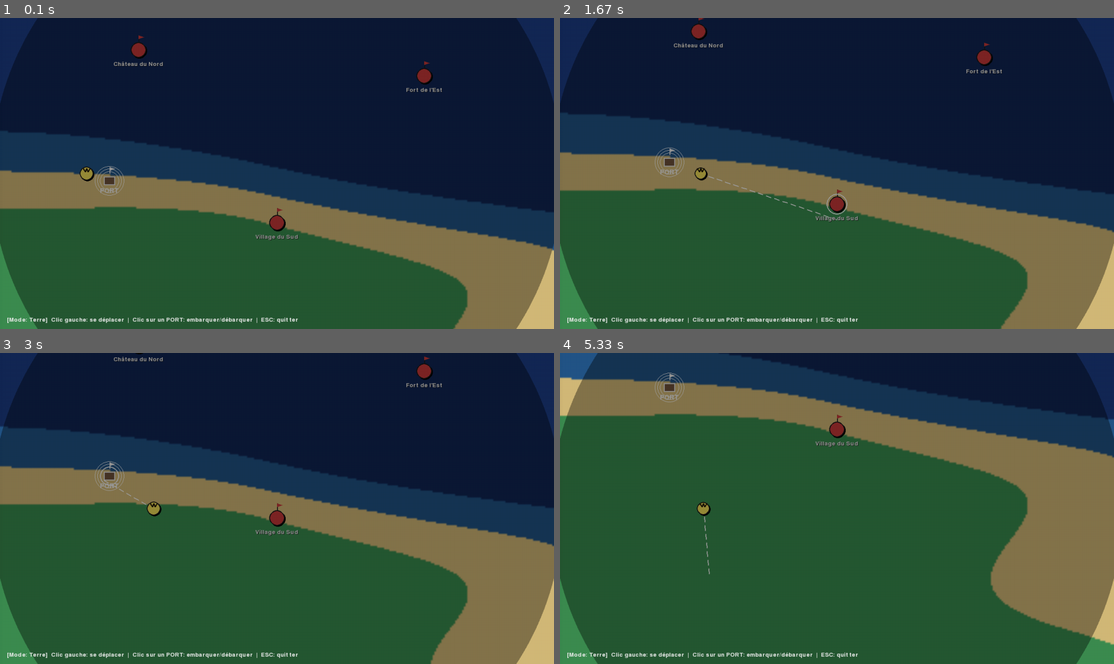
Above: before the commit, frames 1-4 (two rows, left to right).
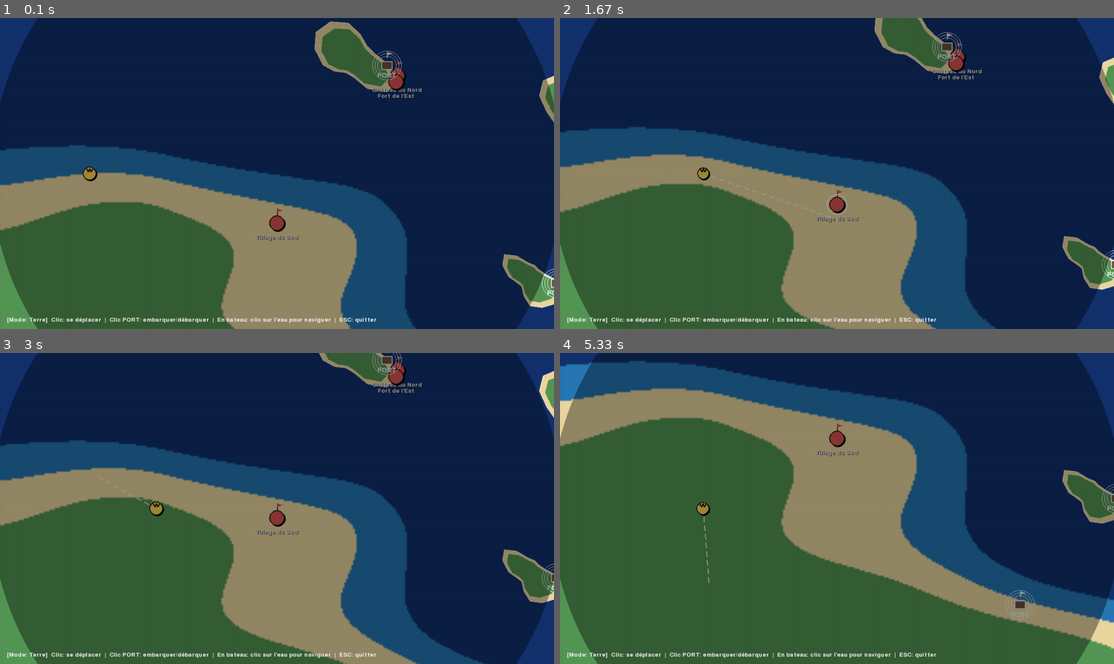
Above: after the commit, the same moments.

Repository: 0scrr/pygame-test
Game: pygame game, started from main.py
The game is run twice, just before and just after one commit, with the same random seed, the same clock (stepped at 60 frames per second) and the same inputs.
Inputs (mouse positions are in pixels of both pictures, inside the frame that each line leads up to):
- Up to frame 1 (0.1 s): no input
- Up to frame 2 (1.67 s): click (837, 173) at 0.38 s; click (920, 64) at 0.72 s; click "Village du Sud" at 1.05 s; right-click (837, 210) at 1.38 s
- Up to frame 3 (3 s): click (487, 626) at 1.72 s; click "Village du Sud" at 2.05 s; click (94, 539) at 2.38 s; click (105, 468) at 2.75 s
- Up to frame 4 (5.33 s): click (704, 561) at 3.22 s; click (715, 452) at 3.55 s; click (670, 623) at 3.88 s; click (665, 527) at 4.22 s; click (870, 595) at 4.55 s; click (709, 614) at 4.88 s; tap V at 5.17 s

The runs differ from the first frame. In frame 1, 35% of the frame differs, in the area x 0-100%, y 0-100%; in frame 2, 38%; in frame 3, 40%; in frame 4, 44%.

Commit message:
Archipelago update: realistic islands, 1 port per islet, castles on land, ESC exit

Diff:
--- a/game/castle_view.py
+++ b/game/castle_view.py
@@ -1,62 +1,35 @@
 import pygame
-from settings import WIDTH, HEIGHT, COLOR_UI, COLOR_PLAYER
+from settings import WIDTH, HEIGHT, COLOR_UI
 from .scene import Scene
 
-def _font(size: int) -> pygame.font.Font:
-    return pygame.font.Font(None, size)
-
 class CastleView(Scene):
-    """Interface très simple d'un château : capture + retour."""
-    def __init__(self, manager, castle):
-        super().__init__(manager)
+    def __init__(self, mgr, castle):
+        super().__init__(mgr)
         self.castle = castle
-        self.msg = ""
+        self.font_title = pygame.font.Font(None, 36)
+        self.font_text  = pygame.font.Font(None, 24)
 
     def handle_event(self, event):
-        if event.type == pygame.KEYDOWN:
-            if event.key == pygame.K_ESCAPE:
-                self.mgr.pop()  # retour à la carte
-            elif event.key == pygame.K_c:
-                if self.castle.owner != "player":
-                    self.castle.owner = "player"
-                    self.msg = f"Vous avez pris le contrôle de {self.castle.name}."
-                else:
-                    self.msg = f"{self.castle.name} est déjà sous votre contrôle."
-            elif event.key == pygame.K_h:
-                self.msg = "Hôtel de ville (placeholder)"
-            elif event.key == pygame.K_b:
-                self.msg = "Boutique (placeholder)"
-            elif event.key == pygame.K_r:
-                self.msg = "Caserne (placeholder)"
-        elif event.type == pygame.MOUSEBUTTONDOWN and event.button == 3:
-            # clic droit = retour (fallback si ESC capricieux)
+        if event.type == pygame.KEYDOWN and event.key == pygame.K_ESCAPE:
+            # Quitte la vue château et revient à la carte
             self.mgr.pop()
+        elif event.type == pygame.QUIT:
+            self.mgr.quit = True
 
     def update(self, dt: float):
         pass
 
     def draw(self, surface: pygame.Surface):
-        surface.fill((40, 40, 55))
-
-        title = _font(40).render(self.castle.name, True, COLOR_UI)
+        surface.fill((10,10,12))
+        title = self.font_title.render(self.castle.name, True, COLOR_UI)
         surface.blit(title, (WIDTH//2 - title.get_width()//2, 60))
 
-        owner = "Allié" if self.castle.owner == "player" else "Ennemi"
-        owner_col = COLOR_PLAYER if self.castle.owner == "player" else (200,60,60)
-        owner_surf = _font(28).render(f"Contrôle : {owner}", True, owner_col)
-        surface.blit(owner_surf, (WIDTH//2 - owner_surf.get_width()//2, 120))
-
         lines = [
-            "[C] Capturer le château",
-            "[H] Hôtel de ville   [B] Boutique   [R] Caserne",
-            "[ESC] Retour à la carte  |  Clic droit: retour"
+            "Vue du château",
+            "Appuie sur ESC pour revenir à la carte."
         ]
-        y = 200
+        y = 130
         for line in lines:
-            surf = _font(26).render(line, True, COLOR_UI)
-            surface.blit(surf, (WIDTH//2 - surf.get_width()//2, y))
-            y += 36
-
-        if self.msg:
-            msg_surf = _font(24).render(self.msg, True, COLOR_UI)
-            surface.blit(msg_surf, (WIDTH//2 - msg_surf.get_width()//2, HEIGHT - 80))
+            r = self.font_text.render(line, True, COLOR_UI)
+            surface.blit(r, (WIDTH//2 - r.get_width()//2, y))
+            y += 28
--- a/game/entities.py
+++ b/game/entities.py
@@ -6,6 +6,23 @@
     pygame.draw.circle(surf, shadow, (int(pos.x+so[0]), int(pos.y+so[1])), radius)
     pygame.draw.circle(surf, outline, (int(pos.x), int(pos.y)), radius)
     pygame.draw.circle(surf, fill, (int(pos.x), int(pos.y)), max(0, radius - w))
+
+def _draw_boat_icon(surf, center):
+    x, y = int(center.x), int(center.y)
+    # coque
+    pygame.draw.polygon(surf, (35,35,35), [(x-10,y+6),(x+10,y+6),(x+6,y+12),(x-6,y+12)])
+    # mât + voile
+    pygame.draw.line(surf, (30,30,30), (x, y-10), (x, y+6), 2)
+    pygame.draw.polygon(surf, (230,230,230), [(x,y-10),(x+10,y-2),(x,y-2)])
+    # vague
+    pygame.draw.arc(surf, (220,220,220), pygame.Rect(x-12, y+10, 24, 10), 3.6, 5.8, 2)
+
+def _draw_boots_icon(surf, center):
+    x, y = int(center.x), int(center.y)
+    pygame.draw.rect(surf, (35,35,35), (x-10, y+4, 8, 6))
+    pygame.draw.rect(surf, (35,35,35), (x+2,  y+4, 8, 6))
+    pygame.draw.rect(surf, (230,230,230), (x-10, y+1, 8, 4), 1)
+    pygame.draw.rect(surf, (230,230,230), (x+2,  y+1, 8, 4), 1)
 
 class King:
     def __init__(self, x: float, y: float, speed: float = 200.0):
@@ -43,13 +60,9 @@
         _draw_outline_circle(surf, screen_pos, 12 + pulse, color)
 
         if self.mode == "boat":
-            # petit gouvernail stylisé
-            pygame.draw.circle(surf, (30,30,30), (int(screen_pos.x), int(screen_pos.y)), 6, 2)
-            pygame.draw.line(surf, (30,30,30),
-                             (screen_pos.x, screen_pos.y-9), (screen_pos.x, screen_pos.y+9), 2)
-            pygame.draw.line(surf, (30,30,30),
-                             (screen_pos.x-9, screen_pos.y), (screen_pos.x+9, screen_pos.y), 2)
+            _draw_boat_icon(surf, screen_pos)
         else:
+            # petite couronne stylisée
             crown_pts = [
                 (screen_pos.x - 8, screen_pos.y - 12),
                 (screen_pos.x - 3, screen_pos.y - 4),
--- a/game/world_map.py
+++ b/game/world_map.py
@@ -82,19 +82,30 @@
         pygame.draw.line(surf, color, (int(pos.x), int(pos.y)), (int(end.x), int(end.y)), 2)
         pos = end + dir * gap
 
-# ------------- masque "îlots" : forcer de la terre dans l'eau -------------
+# ------------- overrides terre via mask (îlots organiques) -------------
 class LandOverrides:
-    def __init__(self):
-        self.circles: list[tuple[float,float,float]] = []  # (x,y,r)
-
-    def add_islet(self, x, y, r):
-        self.circles.append((x,y,r))
-
+    def __init__(self, w, h):
+        self.surface = pygame.Surface((w, h), pygame.SRCALPHA)  # alpha>0 => terre forcée
+        self.mask: pygame.Mask | None = None
+    def _commit(self):
+        self.mask = pygame.mask.from_surface(self.surface)
+    def add_polygon(self, pts):
+        pygame.draw.polygon(self.surface, (255,255,255,255), [(int(px),int(py)) for px,py in pts])
+        self._commit()
     def is_land_here(self, x, y):
-        for cx, cy, r in self.circles:
-            if pygame.Vector2(x - cx, y - cy).length() <= r:
-                return True
+        if self.mask is None: return False
+        xi, yi = int(x), int(y)
+        if 0 <= xi < self.mask.get_size()[0] and 0 <= yi < self.mask.get_size()[1]:
+            return self.mask.get_at((xi, yi)) == 1
         return False
+
+def _island_mask(nx, ny):
+    # masque radial: centre surélevé, bords abaissés -> île au centre, mer autour
+    dx = nx - 0.5
+    dy = ny - 0.5
+    r = math.hypot(dx, dy) / 0.7071
+    falloff = 1.0 - (r**1.6)
+    return max(0.0, min(1.0, falloff))
 
 class WorldMap(Scene):
     def __init__(self, manager):
@@ -113,10 +124,13 @@
         self._bg: pygame.Surface | None = None
         self._vignette: pygame.Surface | None = None
 
-        self.cam = pygame.Vector2(0, 0)  # caméra
+        self.cam = pygame.Vector2(0, 0)
         self._last_target: pygame.Vector2 | None = None
 
-        self.land_over = LandOverrides()
+        self.land_over = LandOverrides(WORLD_W, WORLD_H)
+
+        self._mode_flash_timer = 0.0
+        self._mode_flash_kind = None  # "boat"|"land"|None
 
         self._load_world()
 
@@ -124,6 +138,7 @@
     def _height(self, x, y):
         nx, ny = x / WORLD_W, y / WORLD_H
         v = _fbm(nx, ny, SEED)
+        v *= 0.75 + 0.25 * _island_mask(nx, ny)  # île centrale, mer autour
         light = 0.08 * (1 - (nx + (1 - ny)) / 2)
         return max(0.0, min(1.0, v + light))
 
@@ -131,7 +146,7 @@
         if self.land_over.is_land_here(x, y):
             return False
         v = self._height(x, y)
-        return v < 0.40  # eau (deep+shallow)
+        return v < 0.40
 
     def is_land(self, x, y):
         return not self.is_water(x, y)
@@ -139,26 +154,25 @@
     def on_enter(self):
         self._render_background()
         self._generate_islets_and_ports()
-        self._reposition_water_castles()
-        # Assurer un spawn du roi sur la terre
+        self._reposition_water_castles()  # après overrides garantis
+        # Spawn roi sur terre
         if self.is_water(self.king.pos.x, self.king.pos.y):
-            nx, ny = self._nearest_land(self.king.pos.x, self.king.pos.y, max_r=300)
+            nx, ny = self._nearest_land(self.king.pos.x, self.king.pos.y, max_r=600)
             self.king.pos.update(nx, ny)
             self.king.mode = "land"
 
     def _load_world(self):
         world_path = DATA_DIR / "world_map.json"
         data = {
-            "king": {"x": 200, "y": 400, "speed": 200},
+            "king": {"x": WORLD_W//2 - 200, "y": WORLD_H//2 + 80, "speed": 220},
             "castles": [
-                {"name": "Château du Nord", "x": 320, "y": 160, "owner": "enemy"},
-                {"name": "Fort de l'Est",   "x": 980, "y": 220, "owner": "enemy"},
-                {"name": "Village du Sud",  "x": 640, "y": 560, "owner": "enemy"}
+                {"name": "Château du Nord", "x": WORLD_W//2 - 320, "y": WORLD_H//2 - 260, "owner": "enemy"},
+                {"name": "Fort de l'Est",   "x": WORLD_W//2 + 420, "y": WORLD_H//2 - 120, "owner": "enemy"},
+                {"name": "Village du Sud",  "x": WORLD_W//2 +  40, "y": WORLD_H//2 + 340, "owner": "enemy"}
             ]
         }
         if world_path.exists():
             data = json.loads(world_path.read_text(encoding="utf-8"))
-
         k = data["king"]
         self.king = King(k["x"], k["y"], speed=k.get("speed", 200))
         self.castles = [Castle(c["name"], c["x"], c["y"], c.get("owner","enemy"))
@@ -173,11 +187,11 @@
             for x in range(low_w):
                 nx = x / low_w
                 v = _fbm(nx, ny, SEED)
+                v *= 0.75 + 0.25 * _island_mask(nx, ny)
                 light = 0.08 * (1 - (nx + (1 - ny)) / 2)
                 v = max(0.0, min(1.0, v + light))
                 low.set_at((x, y), _classify(v))
         bg = pygame.transform.smoothscale(low, (WORLD_W, WORLD_H))
-        # bordure douce
         overlay = pygame.Surface((WORLD_W, WORLD_H), pygame.SRCALPHA)
         for c in range(6):
             alpha = 18 - c*3
@@ -186,43 +200,112 @@
         self._bg = bg
         self._vignette = _make_vignette((WIDTH, HEIGHT))
 
+    # ---------- îlots organiques “décollés” ----------
+    def _make_blob_islet(self, cx, cy, r_base, spikes=14):
+        pts = []
+        for i in range(spikes):
+            ang = (i / spikes) * math.tau
+            jitter = random.uniform(-0.35, 0.35)
+            rad = r_base * (0.8 + 0.5 * math.sin(ang*2 + random.random()*0.6) + jitter)
+            pts.append((cx + math.cos(ang)*rad, cy + math.sin(ang)*rad))
+        smooth = []
+        for i in range(len(pts)):
+            a = pygame.Vector2(pts[i-1]); b = pygame.Vector2(pts[i]); c = pygame.Vector2(pts[(i+1)%len(pts)])
+            m = (a + b*2 + c) / 4
+            smooth.append((m.x, m.y))
+        return smooth
+
+    def _ring_is_mostly_water(self, cx, cy, r, gap=36, step_deg=10, ratio=0.85):
+        water = 0; total = 0
+        rr = r + gap
+        for ang in range(0, 360, step_deg):
+            px = int(cx + math.cos(math.radians(ang)) * rr)
+            py = int(cy + math.sin(math.radians(ang)) * rr)
+            if 0 <= px < WORLD_W and 0 <= py < WORLD_H:
+                total += 1
+                if self.is_water(px, py):
+                    water += 1
+        return total > 0 and (water / total) >= ratio
+
     def _generate_islets_and_ports(self):
         random.seed(SEED + 2025)
-        # 1) îlots (cercles de terre forcée)
-        for _ in range(6):
-            x = random.randint(WORLD_W//4, WORLD_W - WORLD_W//4)
-            y = random.randint(WORLD_H//4, WORLD_H - WORLD_H//4)
+        self.ports = []
+
+        margin = 180
+        wanted_islets = 6
+        min_islet_spacing = 150
+        blobs = []
+        attempts = 0
+
+        while len(blobs) < wanted_islets and attempts < 800:
+            attempts += 1
+            x = random.randint(margin, WORLD_W - margin)
+            y = random.randint(margin, WORLD_H - margin)
             if not self.is_water(x, y):
                 continue
-            r = random.randint(40, 110)
-            self.land_over.add_islet(x, y, r)
-            pygame.draw.circle(self._bg, COLOR_GRASS, (x, y), r)
-            pygame.draw.circle(self._bg, COLOR_SAND, (x, y), max(1, r-6), 2)
-
-        # 2) ports : points de côte (terre à côté de l'eau)
-        self.ports = []
+            r = random.randint(70, 120)
+
+            # éloignement des autres îlots
+            if any(pygame.Vector2(x-bx, y-by).length() < (br + min_islet_spacing) for bx,by,br in blobs):
+                continue
+            # anneau d'eau autour pour éviter qu'il colle au continent
+            if not self._ring_is_mostly_water(x, y, r, gap=40, step_deg=8, ratio=0.9):
+                continue
+
+            blobs.append((x, y, r))
+
+        # dessiner îlots + marquer en terre forcée
+        for (cx, cy, r) in blobs:
+            poly = self._make_blob_islet(cx, cy, r, spikes=random.randint(12,18))
+            pygame.draw.polygon(self._bg, COLOR_SAND, [(int(px),int(py)) for px,py in poly])
+            inner = [(cx + (px-cx)*0.82, cy + (py-cy)*0.82) for (px,py) in poly]
+            pygame.draw.polygon(self._bg, COLOR_GRASS, [(int(px),int(py)) for px,py in inner])
+            pygame.draw.polygon(self._bg, (235,235,235), [(int(px),int(py)) for px,py in poly], 1)
+            self.land_over.add_polygon(poly)
+
+        # -------- Ports --------
         def _find_coast():
-            for _ in range(2000):
+            for _ in range(3500):
                 x = random.randint(24, WORLD_W-24)
                 y = random.randint(24, WORLD_H-24)
-                if self.is_land(x, y):
-                    for dx, dy in ((16,0),(-16,0),(0,16),(0,-16)):
-                        if self.is_water(x+dx, y+dy):
-                            return x, y
+                if self.is_land(x, y) and any(self.is_water(x+dx, y+dy) for dx,dy in ((18,0),(-18,0),(0,18),(0,-18))):
+                    return x, y
             return None
 
-        # ports continent
-        for i in range(5):
+        # Ports continent (max 3), espacés
+        mainland_ports_target = 3
+        min_port_spacing = 160
+        tries = 0
+        while len([p for p in self.ports if not p.name.startswith("Îlot-")]) < mainland_ports_target and tries < 800:
+            tries += 1
             p = _find_coast()
-            if p: self.ports.append(Port(f"Port-{i+1}", *p))
-        # ports îlots (côté est approximatif)
-        for i, (cx,cy,r) in enumerate(self.land_over.circles):
-            self.ports.append(Port(f"Îlot-Port-{i+1}", int(cx+r*0.7), int(cy)))
-
-    def _nearest_land(self, x, y, max_r=80):
+            if not p: break
+            if p[0] < margin or p[0] > WORLD_W-margin or p[1] < margin or p[1] > WORLD_H-margin:
+                continue
+            if any(pygame.Vector2(p[0]-pp.pos.x, p[1]-pp.pos.y).length() < min_port_spacing for pp in self.ports):
+                continue
+            self.ports.append(Port(f"Port-{len(self.ports)+1}", *p))
+
+        # 1 port par îlot, placé sur la côte de l’îlot
+        for i, (cx,cy,r) in enumerate(blobs, start=1):
+            placed = False
+            for ang in range(0, 360, 10):
+                px = int(cx + math.cos(math.radians(ang)) * int(r*0.9))
+                py = int(cy + math.sin(math.radians(ang)) * int(r*0.9))
+                if self.is_land(px, py) and any(self.is_water(px+dx, py+dy) for dx,dy in ((16,0),(-16,0),(0,16),(0,-16))):
+                    if all(pygame.Vector2(px-pp.pos.x, py-pp.pos.y).length() >= 140 for pp in self.ports):
+                        self.ports.append(Port(f"Îlot-Port-{i}", px, py))
+                        placed = True
+                        break
+            if not placed:
+                # secours: un point à l'est de l’îlot (mais on garde UN seul port)
+                px = int(cx + r*0.8); py = int(cy)
+                self.ports.append(Port(f"Îlot-Port-{i}", px, py))
+
+    def _nearest_land(self, x, y, max_r=600):
         p = pygame.Vector2(x, y)
         for r in range(2, max_r, 2):
-            for a in range(0, 360, 15):
+            for a in range(0, 360, 8):
                 off = pygame.Vector2(1,0).rotate(a) * r
                 test = p + off
                 if 0 <= test.x < WORLD_W and 0 <= test.y < WORLD_H and self.is_land(test.x, test.y):
@@ -232,7 +315,12 @@
     def _reposition_water_castles(self):
         for c in self.castles:
             if self.is_water(c.pos.x, c.pos.y):
-                nx, ny = self._nearest_land(c.pos.x, c.pos.y, max_r=160)
+                nx, ny = self._nearest_land(c.pos.x, c.pos.y, max_r=800)
+                if self.is_water(nx, ny):
+                    # secours: colle le château au port le plus proche
+                    if self.ports:
+                        near = min(self.ports, key=lambda p: pygame.Vector2(p.pos - c.pos).length())
+                        nx, ny = int(near.pos.x + 24), int(near.pos.y + 24)
                 c.pos.update(nx, ny)
 
     # ------------- helpers -------------
@@ -294,7 +382,6 @@
                     self.selected = None
                     self.king.move_to(wx, wy)
                     self._last_target = pygame.Vector2(wx, wy)
-                # sinon: clic ignoré
 
         elif event.type == pygame.KEYDOWN and event.key == pygame.K_ESCAPE:
             self.mgr.quit = True
@@ -303,13 +390,11 @@
         prev = self.king.pos.copy()
         self.king.update(dt)
 
-        # bloquer si terrain interdit
+        # blocage terrain interdit
         if self.king.mode == "land" and self.is_water(self.king.pos.x, self.king.pos.y):
-            self.king.pos.update(prev)
-            self.king.target = None
+            self.king.pos.update(prev); self.king.target = None
         elif self.king.mode == "boat" and self.is_land(self.king.pos.x, self.king.pos.y):
-            self.king.pos.update(prev)
-            self.king.target = None
+            self.king.pos.update(prev); self.king.target = None
 
         self._center_camera_on_king()
 
@@ -321,7 +406,15 @@
             for p in self.ports:
                 if self.king.is_near(p.pos.x, p.pos.y, radius=20):
                     self.king.mode = "boat" if self.king.mode == "land" else "land"
+                    self._mode_flash_kind = self.king.mode
+                    self._mode_flash_timer = 1.2
                     break
+
+        # timer du flash d’icône
+        if self._mode_flash_timer > 0:
+            self._mode_flash_timer -= dt
+            if self._mode_flash_timer <= 0:
+                self._mode_flash_kind = None
 
         # événements seulement en mode "land"
         if self.king.moving and self.king.mode == "land":
@@ -364,10 +457,24 @@
 
         self.king.draw(surface, offset=self.cam)
 
+        # flash “mode” au-dessus du roi
+        if self._mode_flash_kind:
+            sp = self.king.pos - self.cam
+            y = sp.y - 32
+            if self._mode_flash_kind == "boat":
+                pygame.draw.polygon(surface, (30,30,30), [(sp.x-12,y+2),(sp.x+12,y+2),(sp.x+8,y+12),(sp.x-8,y+12)])
+                pygame.draw.line(surface, (30,30,30), (sp.x, y-14), (sp.x, y+2), 2)
+                pygame.draw.polygon(surface, (240,240,240), [(sp.x,y-14),(sp.x+12,y-4),(sp.x,y-4)])
+            else:
+                pygame.draw.rect(surface, (30,30,30), (sp.x-12, y, 10, 7))
+                pygame.draw.rect(surface, (30,30,30), (sp.x+2,  y, 10, 7))
+                pygame.draw.rect(surface, (240,240,240), (sp.x-12, y-3, 10, 3), 1)
+                pygame.draw.rect(surface, (240,240,240), (sp.x+2,  y-3, 10, 3), 1)
+
         if self._vignette:
             surface.blit(self._vignette, (0,0))
 
-        # Aide claire
+        # Aide
         f = get_font(20)
-        help_text = f"[Mode: {'Bateau' if self.king.mode=='boat' else 'Terre'}]  Clic gauche: se déplacer  |  Clic sur un PORT: embarquer/débarquer  |  ESC: quitter"
+        help_text = f"[Mode: {'Bateau' if self.king.mode=='boat' else 'Terre'}]  Clic: se déplacer  |  Clic PORT: embarquer/débarquer  |  En bateau: clic sur l'eau pour naviguer  |  ESC: quitter"
         surface.blit(f.render(help_text, True, COLOR_UI), (16, HEIGHT - 28))
--- a/settings.py
+++ b/settings.py
@@ -1,20 +1,24 @@
-# Fenêtre
-WIDTH, HEIGHT = 1280, 720
-FPS = 60
+# --- Display ---
+WIDTH  = 1280
+HEIGHT = 720
+FPS    = 60
 
-# Monde (plus grand que l'écran)
-WORLD_W, WORLD_H = WIDTH * 3, HEIGHT * 3   # x3
+# --- World size (agrandi pour mer tout autour) ---
+WORLD_W = 2400
+WORLD_H = 1800
 
-# Palette terrain
-COLOR_WATER_DEEP    = (20, 40, 85)
-COLOR_WATER_SHALLOW = (35, 85, 135)
-COLOR_SAND          = (210, 185, 120)
-COLOR_GRASS         = (60, 140, 80)
-COLOR_HILL          = (95, 120, 65)
-COLOR_MOUNTAIN      = (145, 145, 145)
+# --- Colors (RGB) ---
+COLOR_UI            = (245, 245, 245)
 
-# UI / entités
-COLOR_UI     = (240, 240, 240)
-COLOR_ENEMY  = (200, 60, 60)
-COLOR_PLAYER = (60, 180, 60)
-COLOR_KING   = (240, 220, 90)
+# Joueurs / entités
+COLOR_KING          = (255, 215,  90)   # or
+COLOR_PLAYER        = ( 80, 150, 255)   # bleu
+COLOR_ENEMY         = (220,  85,  85)   # rouge
+
+# Terrain
+COLOR_WATER_DEEP    = ( 20,  50, 110)
+COLOR_WATER_SHALLOW = ( 40, 120, 180)
+COLOR_SAND          = (235, 215, 160)
+COLOR_GRASS         = ( 85, 150,  85)
+COLOR_HILL          = (120, 110,  85)
+COLOR_MOUNTAIN      = (160, 160, 160)
Not shown, changed: Test-Dev
